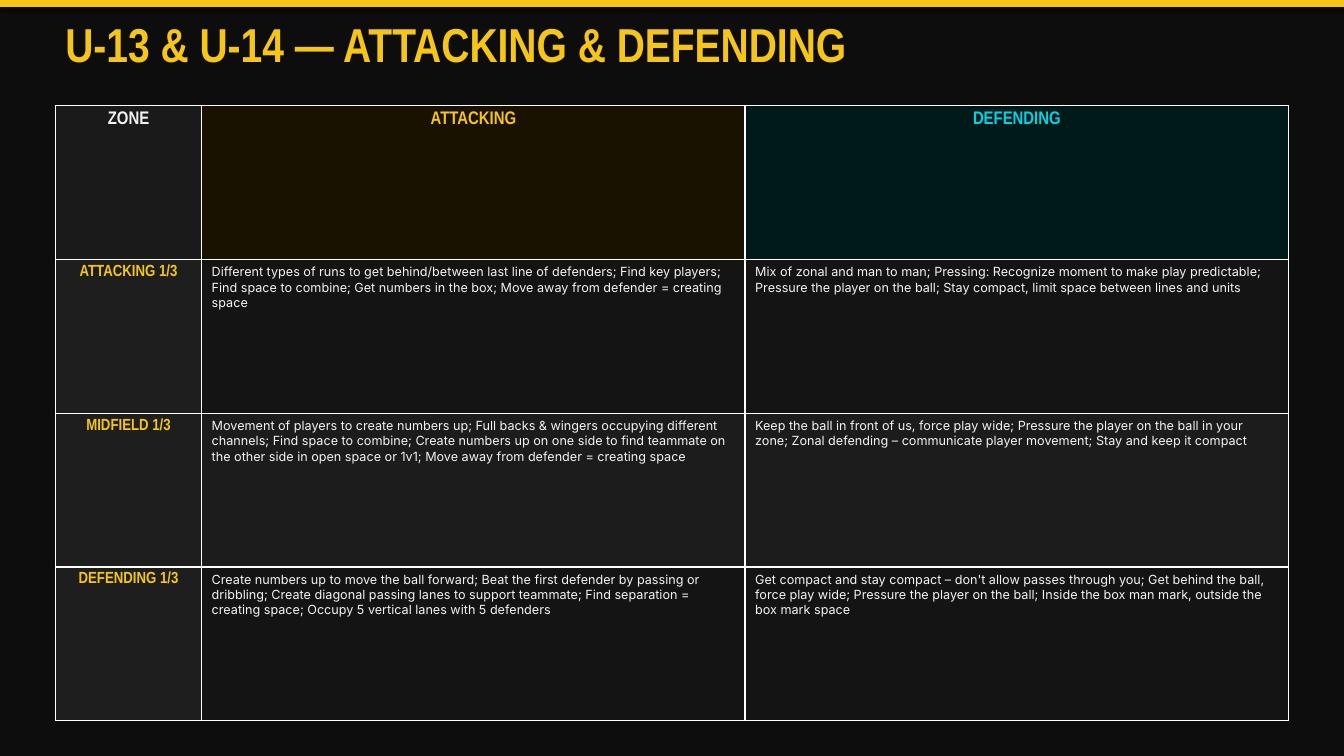
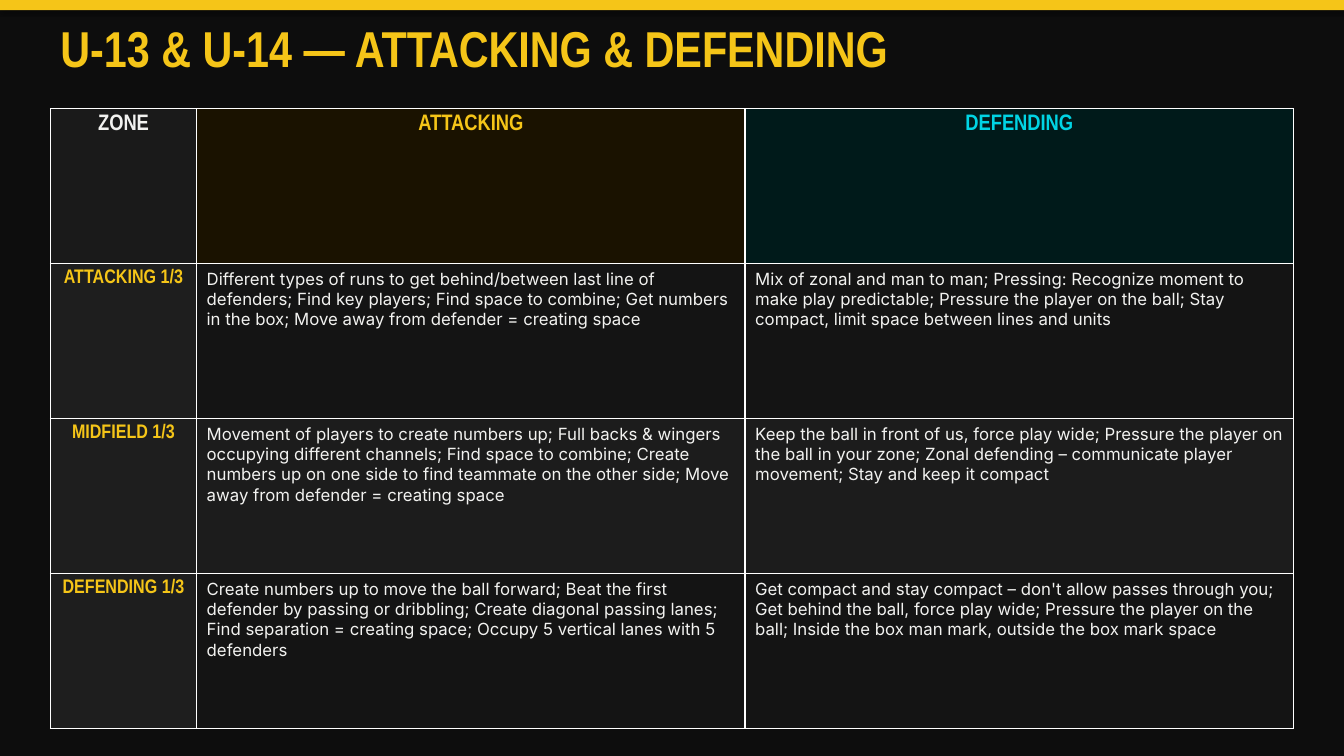
Before and after one commit to dmartini7/scwave-hub, a slide deck: slide 8 of docs/SC_Wave_Game_Model.pptx. Drawn at 1344x756 pixels with LibreOffice and Linux fonts; fonts in the diff are those of the drawing. Boxes give left, top, right and bottom in pixels: in the first picture for what was removed or moved away, otherwise in the second. Text is boxed around its words. In the diff, an @@ line names an element or a change of style, - is before the commit and + after.

```diff
--- a/docs/SC_Wave_Game_Model.pptx
+++ b/docs/SC_Wave_Game_Model.pptx
@@ text "U-13 & U-14 — ATTACKING ..." at <box>60,32,888,68</box>: size 34 to 36 pt @@
@@ table at <box>50,109,1294,729</box> @@
-row 3, column 2: Movement of players to create numbers up; Full backs & wingers occupying different channels; Find space to combine; Create numbers up on one side to find teammate on the other side in open space or 1v1; Move away from defender = creating space
+row 3, column 2: Movement of players to create numbers up; Full backs & wingers occupying different channels; Find space to combine; Create numbers up on one side to find teammate on the other side; Move away from defender = creating space
-row 4, column 2: Create numbers up to move the ball forward; Beat the first defender by passing or dribbling; Create diagonal passing lanes to support teammate; Find separation = creating space; Occupy 5 vertical lanes with 5 defenders
+row 4, column 2: Create numbers up to move the ball forward; Beat the first defender by passing or dribbling; Create diagonal passing lanes; Find separation = creating space; Occupy 5 vertical lanes with 5 defenders
@@ size 13 to 16 pt in "ZONE", "ATTACKING", "DEFENDING" @@
@@ size 11.5 to 14 pt in "ATTACKING 1/3", "MIDFIELD 1/3", "DEFENDING 1/3" @@
@@ size 9 to 12 pt in "Different types of runs to get behind/between ...", "Mix of zonal and man to man; ...", "Keep the ball in front of us, ...", "Get compact and stay compact – don't ..." @@
@@ table: place and size @@
-table at <box>55,106,1289,721</box>
+table at <box>50,109,1294,729</box>
```
Also in this commit, not shown: 19 other slides changed, 1 slide added, 2 other files.
